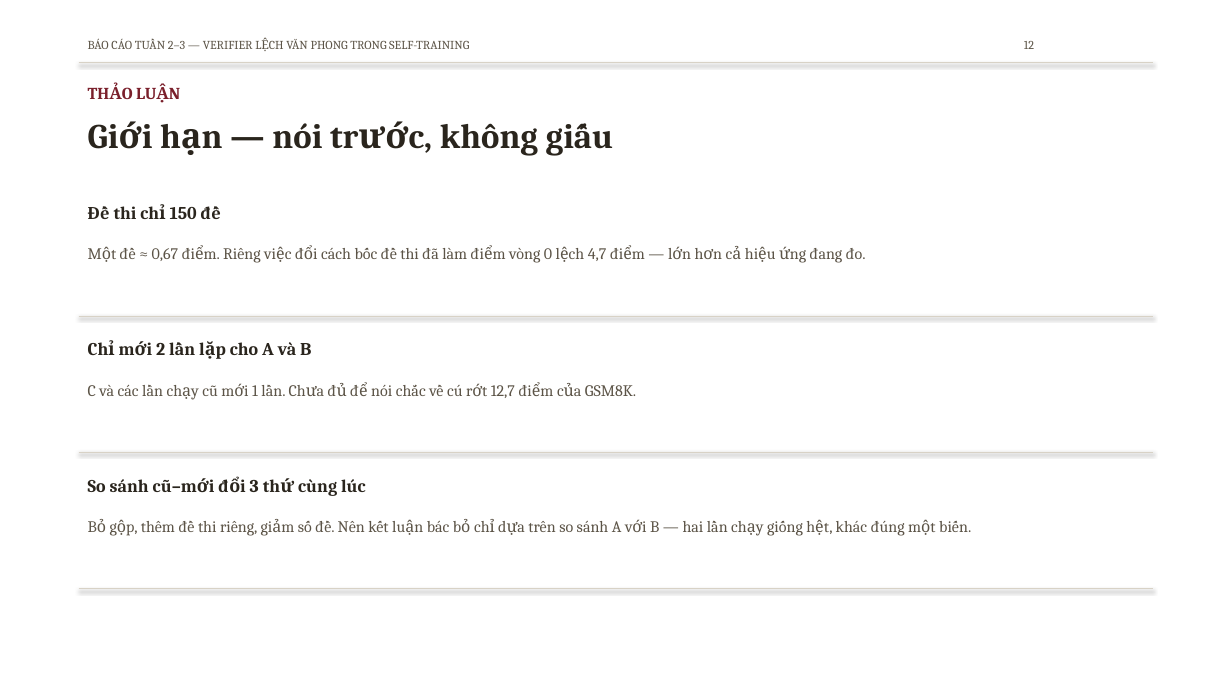
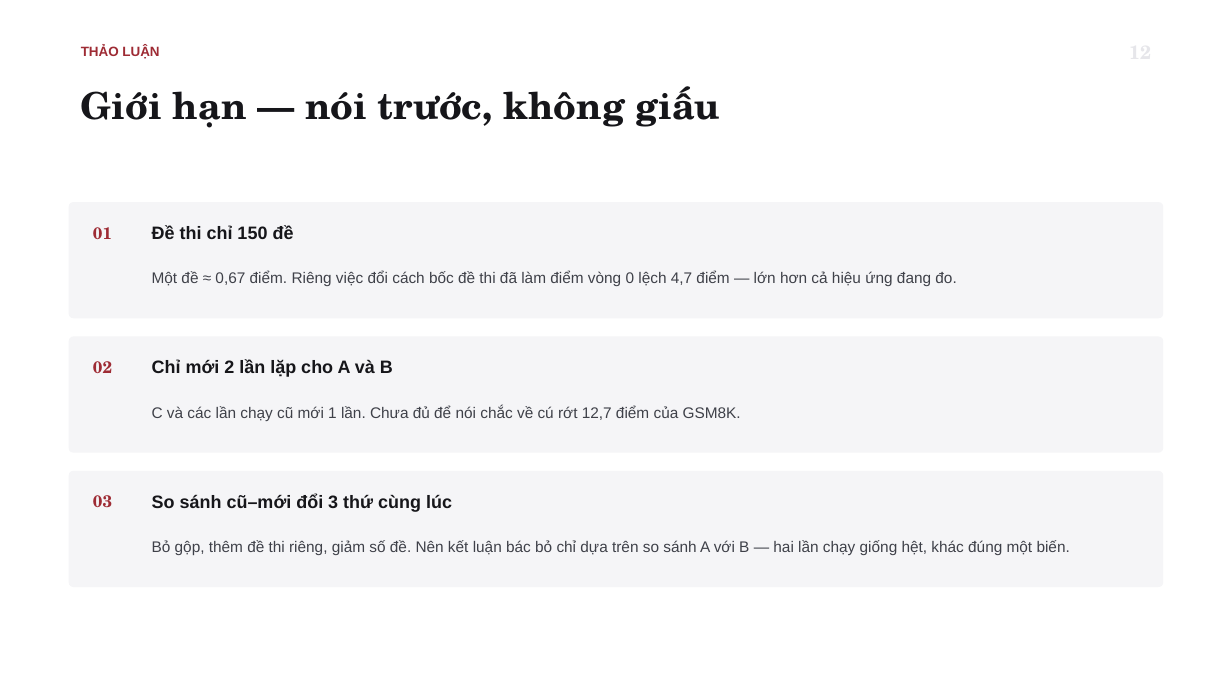
Before and after one commit to tsan2711/DACNTT_2026, a slide deck: slide 13 of BaoCaoTienDo_Tuan2-3_52300057_52300006.pptx. Drawn at 1232x693 pixels with LibreOffice and Linux fonts; fonts in the diff are those of the drawing. Boxes give left, top, right and bottom in pixels: in the first picture for what was removed or moved away, otherwise in the second. Text is boxed around its words. In the diff, an @@ line names an element or a change of style, - is before the commit and + after.

```diff
--- a/BaoCaoTienDo_Tuan2-3_52300057_52300006.pptx
+++ b/BaoCaoTienDo_Tuan2-3_52300057_52300006.pptx
@@ text "THẢO LUẬN": place and size @@
-text "THẢO LUẬN" at <box>79,79,1153,111</box>
+text "THẢO LUẬN" at <box>81,46,159,59</box>
@@ text "THẢO LUẬN" at <box>81,46,159,59</box>: size 13 to 10.5 pt, font Cambria to Arial, text colour #7A1F2B to #9E2B34; more space between paragraphs @@
@@ text removed at <box>88,38,469,49</box> @@
-BÁO CÁO TUẦN 2–3 — VERIFIER LỆCH VĂN PHONG TRONG SELF-TRAINING
@@ text removed at <box>1024,41,1034,49</box> @@
-12
@@ line removed from (79, 63) to (1153, 63) @@
@@ text "Giới hạn — nói trước, ...": place and size @@
-text "Giới hạn — nói trước, ..." at <box>272,123,538,156</box>
+text "Giới hạn — nói trước, ..." at <box>81,86,721,128</box>
@@ text "Giới hạn — nói trước, ..." at <box>81,86,721,128</box>: size 27 to 29 pt, font Cambria to TeX Gyre Schola, text colour #2A251D to #16161A; line spacing 1 to 1.05; more space between paragraphs @@
@@ rounded rectangle added at <box>68,202,1164,319</box>, fill #F5F5F7 @@
@@ text added at <box>93,227,112,239</box>, 13 pt, text #9E2B34, bold @@
+01
@@ text "Đề thi chỉ 150 đề": place and size @@
-text "Đề thi chỉ 150 đề" at <box>88,206,218,219</box>
+text "Đề thi chỉ 150 đề" at <box>152,225,294,239</box>
@@ text "Một đề ≈ 0,67 điểm. ...": place and size @@
-text "Một đề ≈ 0,67 điểm. ..." at <box>120,248,866,263</box>
+text "Một đề ≈ 0,67 điểm. ..." at <box>152,271,956,286</box>
@@ line removed from (79, 316) to (1153, 316) @@
@@ rounded rectangle added at <box>68,336,1164,453</box>, fill #F5F5F7 @@
@@ font Cambria to Arial, text colour #2A251D to #16161A; more space between paragraphs in 3 elements at <box>152,225,294,239</box>, <box>152,494,452,512</box>, <box>152,359,393,377</box> @@
@@ text "Chỉ mới 2 lần lặp ...": place and size @@
-text "Chỉ mới 2 lần lặp ..." at <box>156,342,311,355</box>
+text "Chỉ mới 2 lần lặp ..." at <box>152,359,393,377</box>
@@ text added at <box>93,361,112,373</box>, 13 pt, text #9E2B34, bold @@
+02
@@ size 12.5 to 12 pt, font Cambria to Arial, text colour #5C5447 to #3F4149; line spacing 1 to 1.3; more space between paragraphs in 3 elements at <box>152,271,956,286</box>, <box>152,540,1070,555</box>, <box>152,405,741,421</box> @@
@@ text "C và các lần chạy ...": place and size @@
-text "C và các lần chạy ..." at <box>88,385,636,398</box>
+text "C và các lần chạy ..." at <box>152,405,741,421</box>
@@ rounded rectangle added at <box>68,471,1164,588</box>, fill #F5F5F7 @@
@@ line removed from (79, 453) to (1153, 453) @@
@@ text added at <box>93,495,112,507</box>, 13 pt, text #9E2B34, bold @@
+03
@@ text "So sánh cũ–mới đổi 3 ...": place and size @@
-text "So sánh cũ–mới đổi 3 ..." at <box>88,479,366,496</box>
+text "So sánh cũ–mới đổi 3 ..." at <box>152,494,452,512</box>
@@ text "Bỏ gộp, thêm đề thi ...": place and size @@
-text "Bỏ gộp, thêm đề thi ..." at <box>141,521,905,536</box>
+text "Bỏ gộp, thêm đề thi ..." at <box>152,540,1070,555</box>
@@ line removed from (79, 589) to (1153, 589) @@
```
Also in this commit, not shown: 13 other slides changed, 4 other files.
